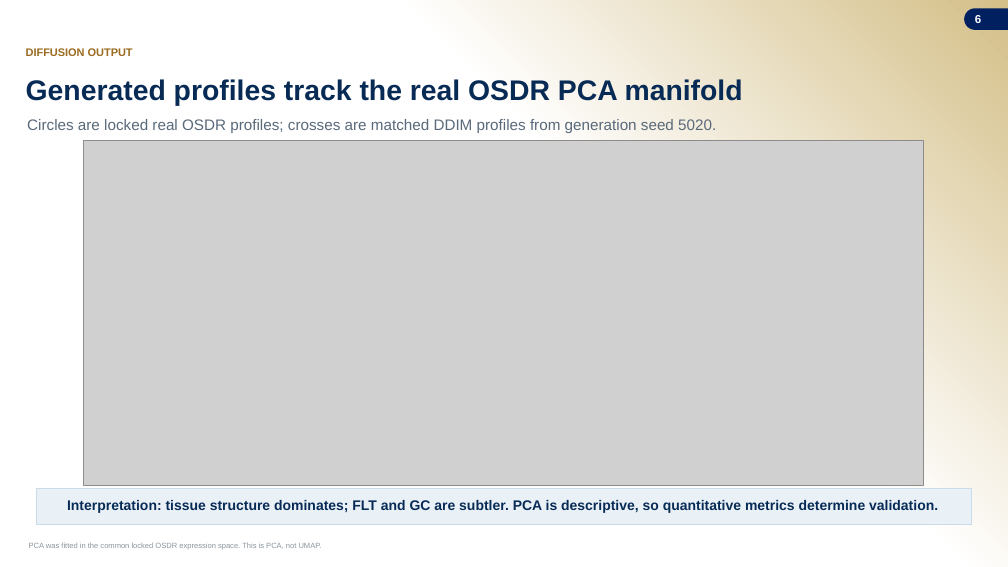
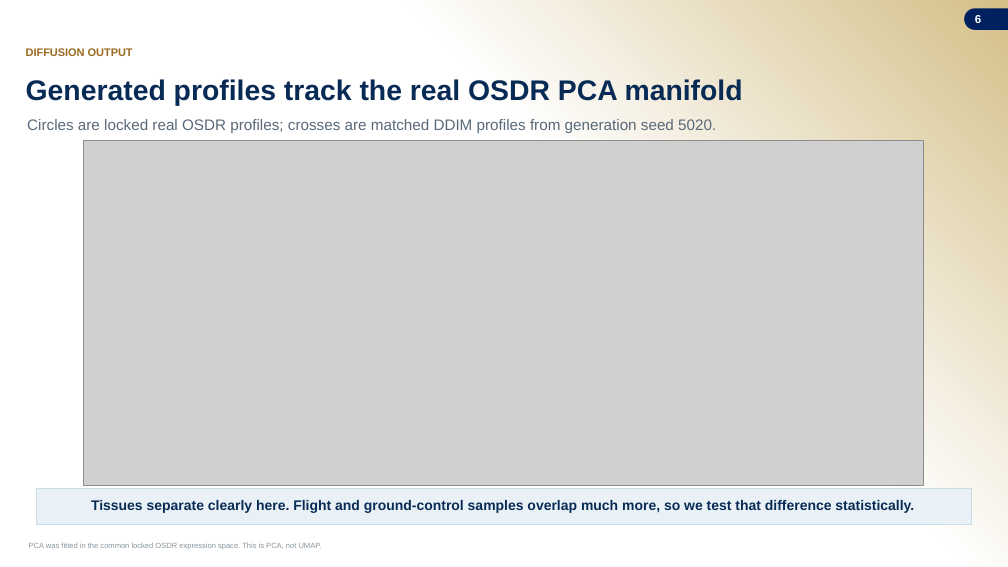
Before and after one commit to jasont314/nasa-mouse, a slide deck: slide 6 of presentation/SLSTP_2026_Generative_Transcriptomics.pptx. Drawn at 1008x567 pixels with LibreOffice and Linux fonts; fonts in the diff are those of the drawing; grey boxes stand for pictures; background and template pictures are left out. Boxes give left, top, right and bottom in pixels: in the first picture for what was removed or moved away, otherwise in the second. Text is boxed around its words. In the diff, an @@ line names an element or a change of style, - is before the commit and + after.

```diff
--- a/presentation/SLSTP_2026_Generative_Transcriptomics.pptx
+++ b/presentation/SLSTP_2026_Generative_Transcriptomics.pptx
@@ text at (91, 500, 914, 513): text changed @@
-Interpretation: tissue structure dominates; FLT and GC are subtler. PCA is descriptive, so quantitative metrics determine validation.
+Tissues separate clearly here. Flight and ground-control samples overlap much more, so we test that difference statistically.
```
Also in this commit, not shown: 1 other slide changed, 2 other files.
